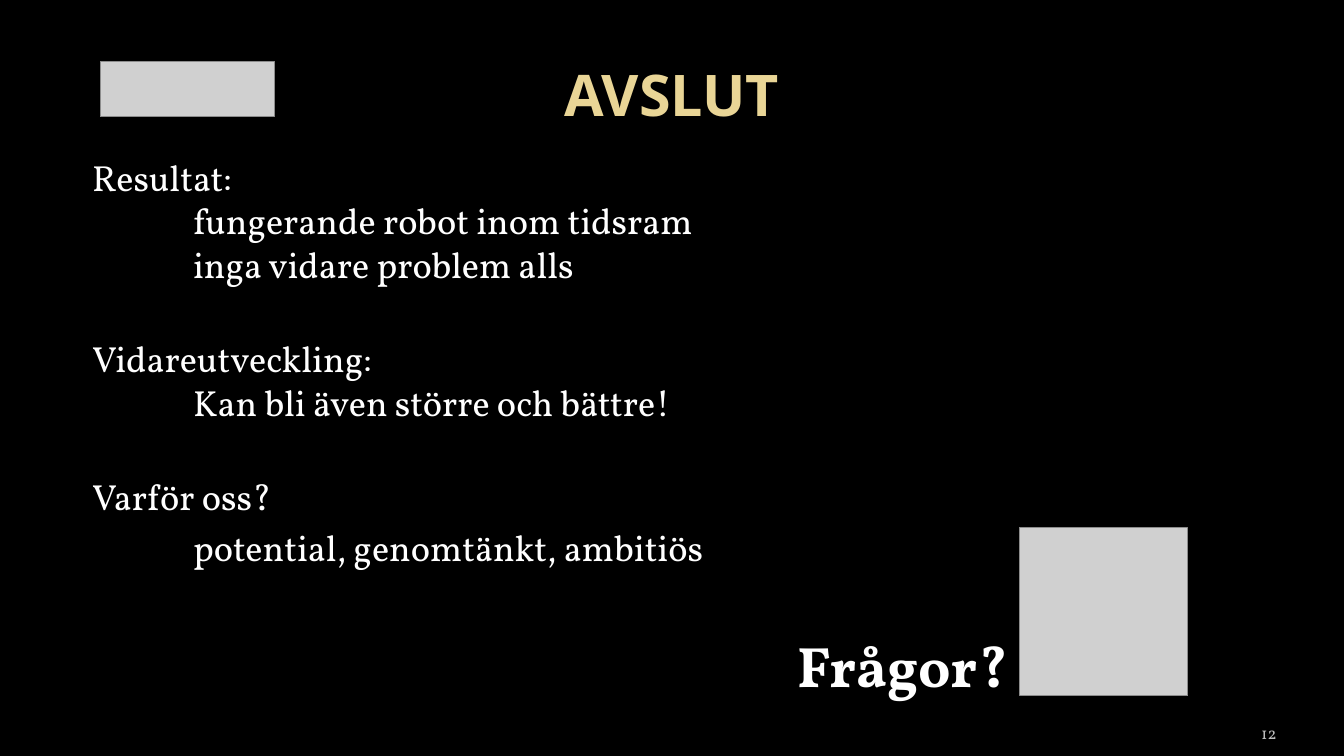
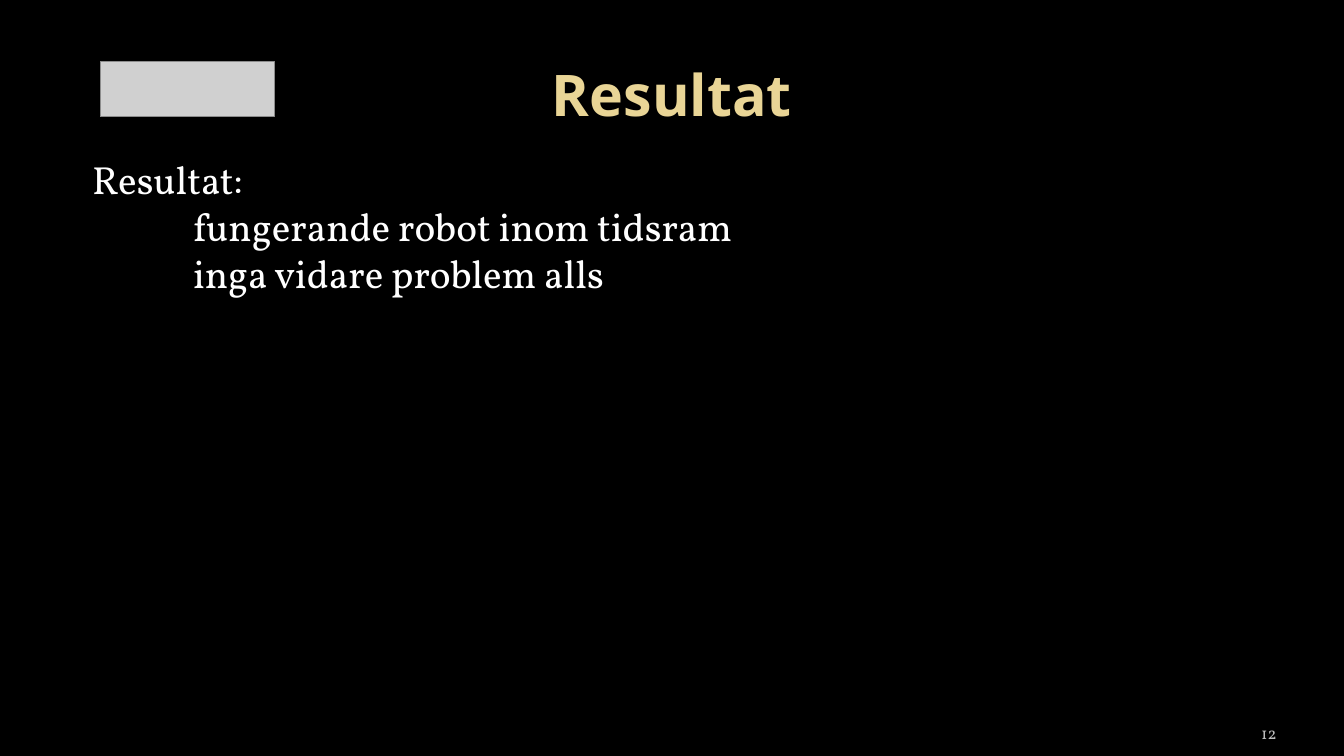
Before and after one commit to towni0/TSEA29---MrRobot, a slide deck: slide 12 of docs/TSEA29 - presentation v.01.pptx. Drawn at 1344x756 pixels with LibreOffice and Linux fonts; fonts in the diff are those of the drawing; grey boxes stand for pictures; background and template pictures are left out. Boxes give left, top, right and bottom in pixels: in the first picture for what was removed or moved away, otherwise in the second. Text is boxed around its words. In the diff, an @@ line names an element or a change of style, - is before the commit and + after.

```diff
--- a/docs/TSEA29 - presentation v.01.pptx
+++ b/docs/TSEA29 - presentation v.01.pptx
@@ title at box(552, 72, 792, 117): text changed @@
-AVSLUT
+Resultat
@@ text "Resultat: fungerande robot inom tidsram ..." at box(92, 166, 732, 298): size 25.9 to 28 pt @@
@@ text at box(92, 346, 1009, 702): paragraphs removed @@
-Vidareutveckling:
-Kan bli även större och bättre!
-Varför oss?
-potential, genomtänkt, ambitiös
-Frågor?
@@ picture removed at box(1020, 528, 1189, 697) @@
```
Also in this commit, not shown: 1 other slide changed, 3 slides added.
